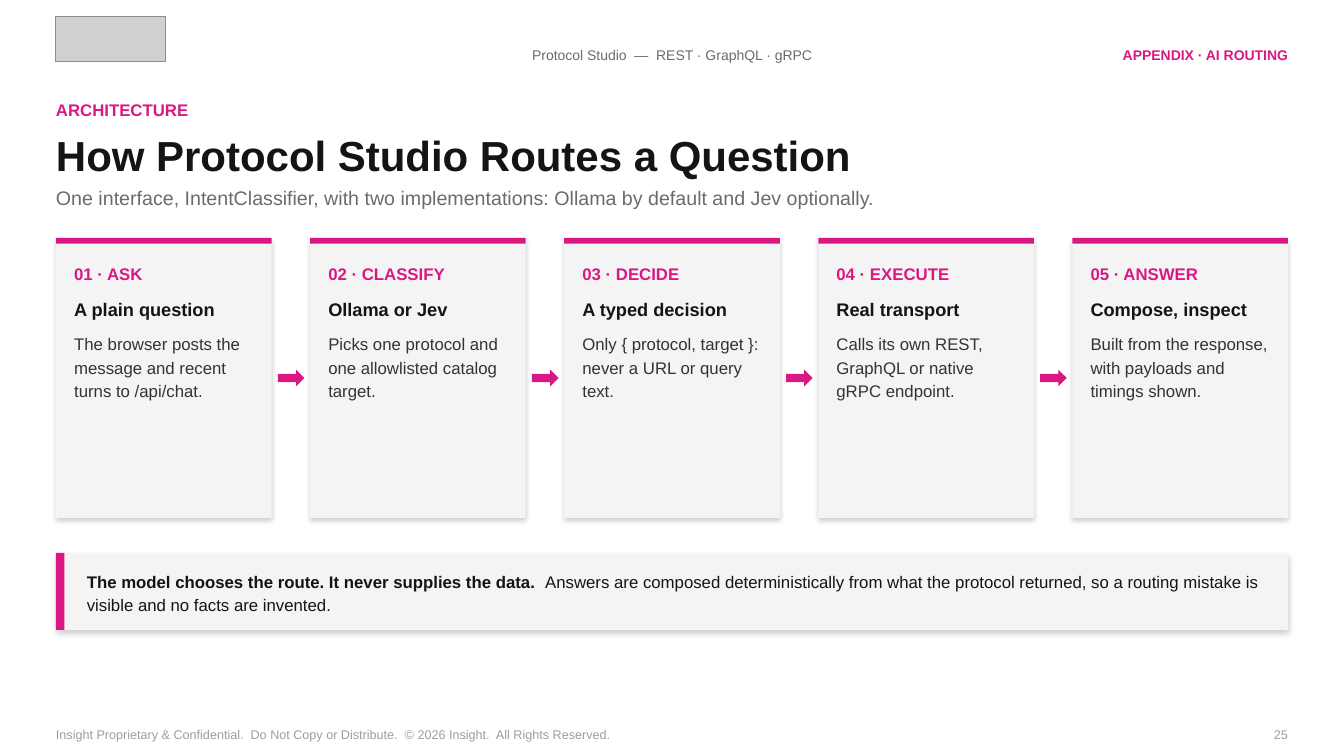
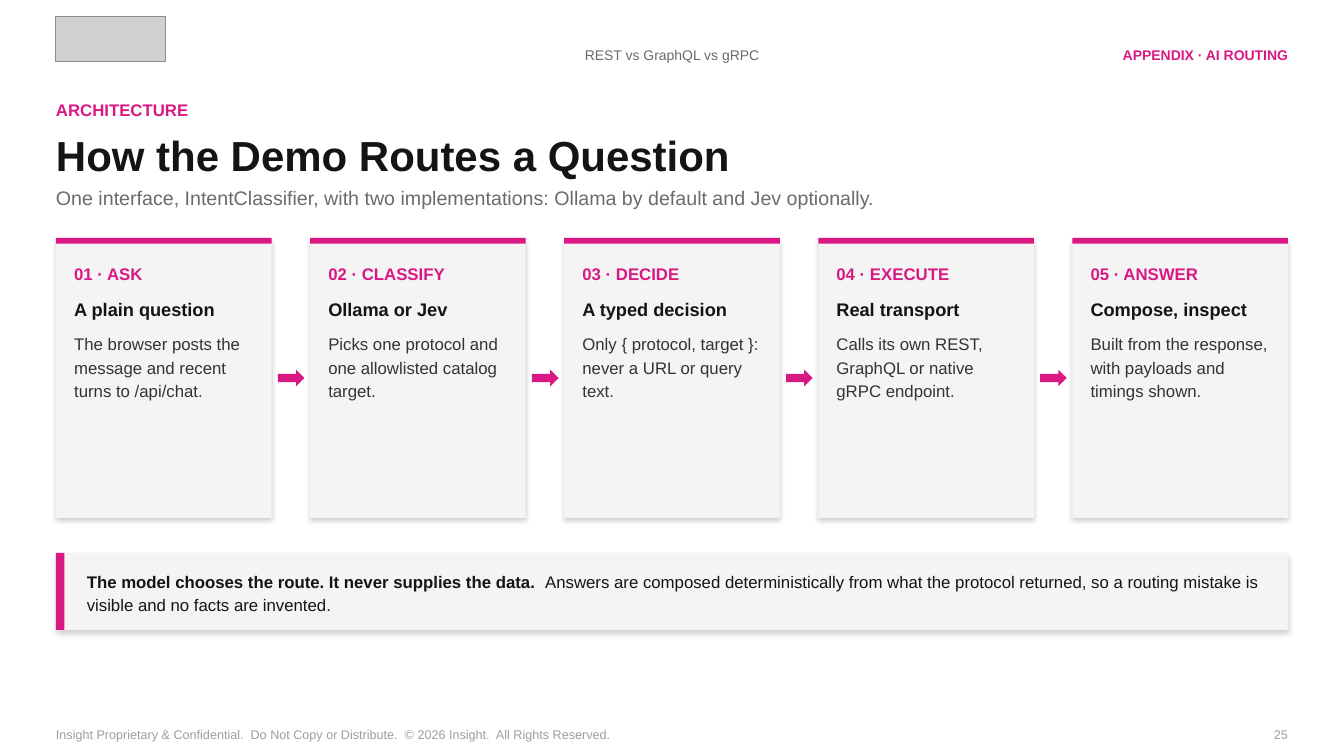
Before and after one commit to spietrek-insight/rest-graphql-grpc-ai-routing, a slide deck: slide 25 of presentation/rest-graphql-grpc-ai-routing-v6.pptx. Drawn at 1344x756 pixels with LibreOffice and Linux fonts; fonts in the diff are those of the drawing; grey boxes stand for pictures. Boxes give left, top, right and bottom in pixels: in the first picture for what was removed or moved away, otherwise in the second. Text is boxed around its words. In the diff, an @@ line names an element or a change of style, - is before the commit and + after.

```diff
--- a/presentation/rest-graphql-grpc-ai-routing-v6.pptx
+++ b/presentation/rest-graphql-grpc-ai-routing-v6.pptx
@@ text at bbox=[585, 50, 759, 63]: text changed @@
-Protocol Studio — REST · GraphQL · gRPC
+REST vs GraphQL vs gRPC
@@ text at bbox=[56, 140, 730, 180]: text changed @@
-How Protocol Studio Routes a Question
+How the Demo Routes a Question
```
Also in this commit, not shown: 28 other slides changed, 1 other file.
